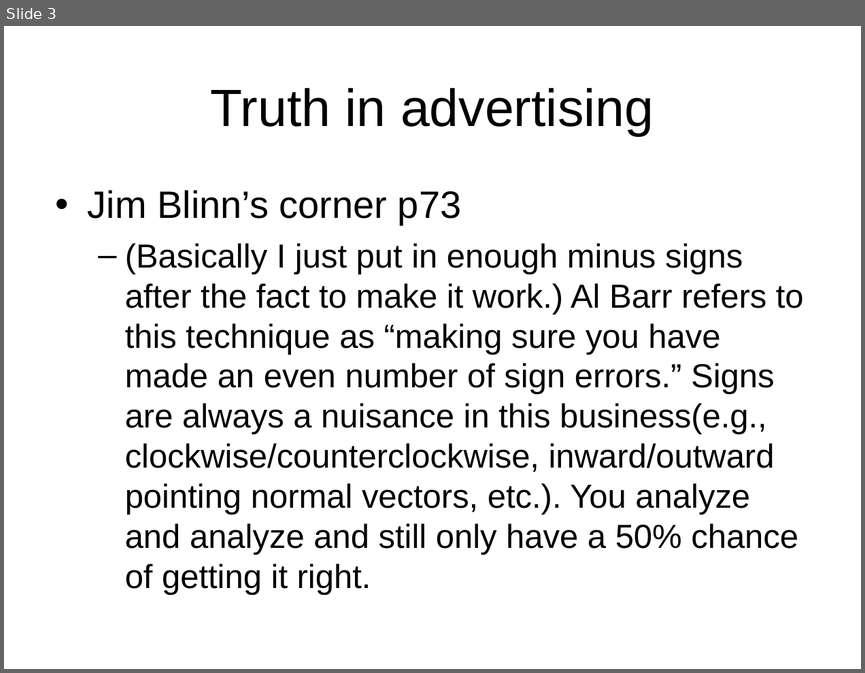
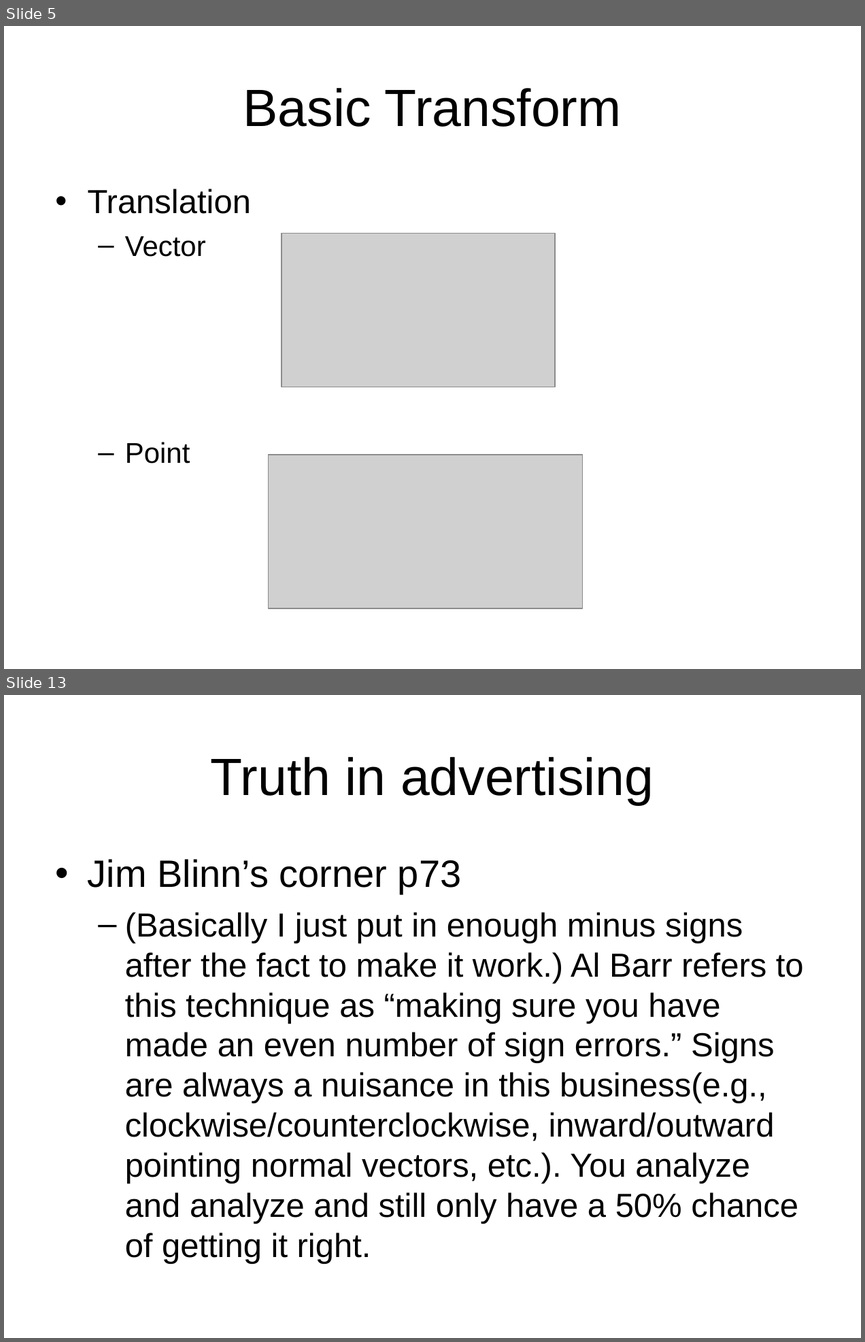
Before and after one commit to ianslayer/gpu_course, a slide deck: course3/Course3.ppt. Shown one above the other, each under a label of ours: slide 3 before the commit, slides 5 and 13 after it; the slides between them are not shown. The pictures are 865x673 and 865x1342 pixels, drawn with LibreOffice and Linux fonts; fonts in the diff are those of the drawing; grey boxes stand for pictures. Boxes give left, top, right and bottom in pixels: in the first picture for what was removed or moved away, otherwise in the second. Text is boxed around its words. In the diff, an @@ line names an element or a change of style, - is before the commit and + after.

```diff
--- a/course3/Course3.ppt
+++ b/course3/Course3.ppt
@@ slide 5 added at (x1=4, y1=26, x2=861, y2=669), background #FFFFFF @@
@@ title added at (x1=243, y1=88, x2=621, y2=127), 44 pt, text #000000 @@
+Basic Transform
@@ text added at (x1=88, y1=189, x2=251, y2=463), 28 pt, text #000000 @@
+• Translation
+  – Vector
+  – Point
@@ picture added at (x1=281, y1=233, x2=555, y2=388) @@
@@ picture added at (x1=268, y1=454, x2=582, y2=609) @@
@@ what was slide 3 is now slide 13 @@
```
Also in this commit, not shown: 2 slides changed, 12 other slides added, 2 slides removed, 15 other files.
